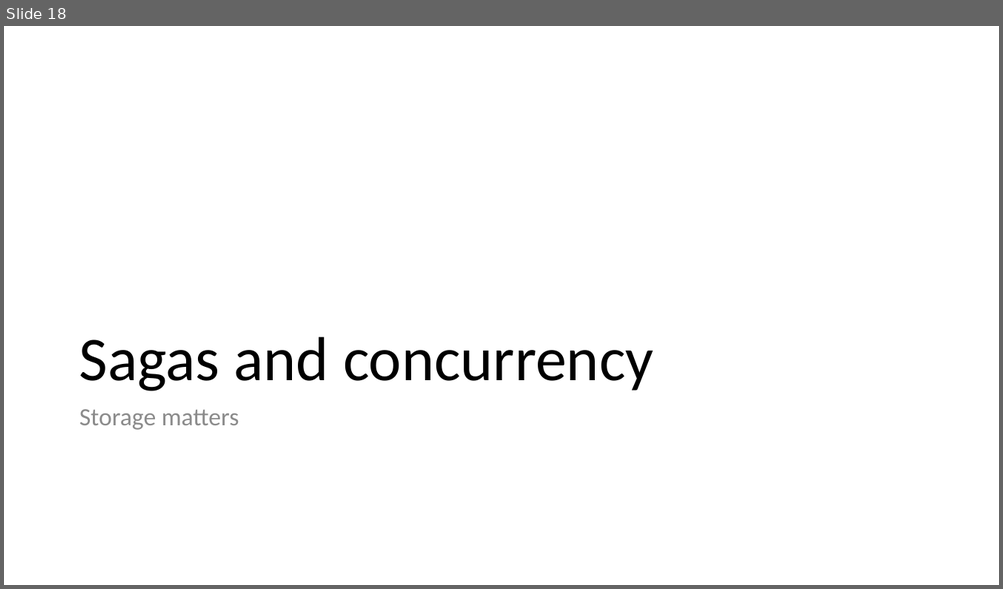
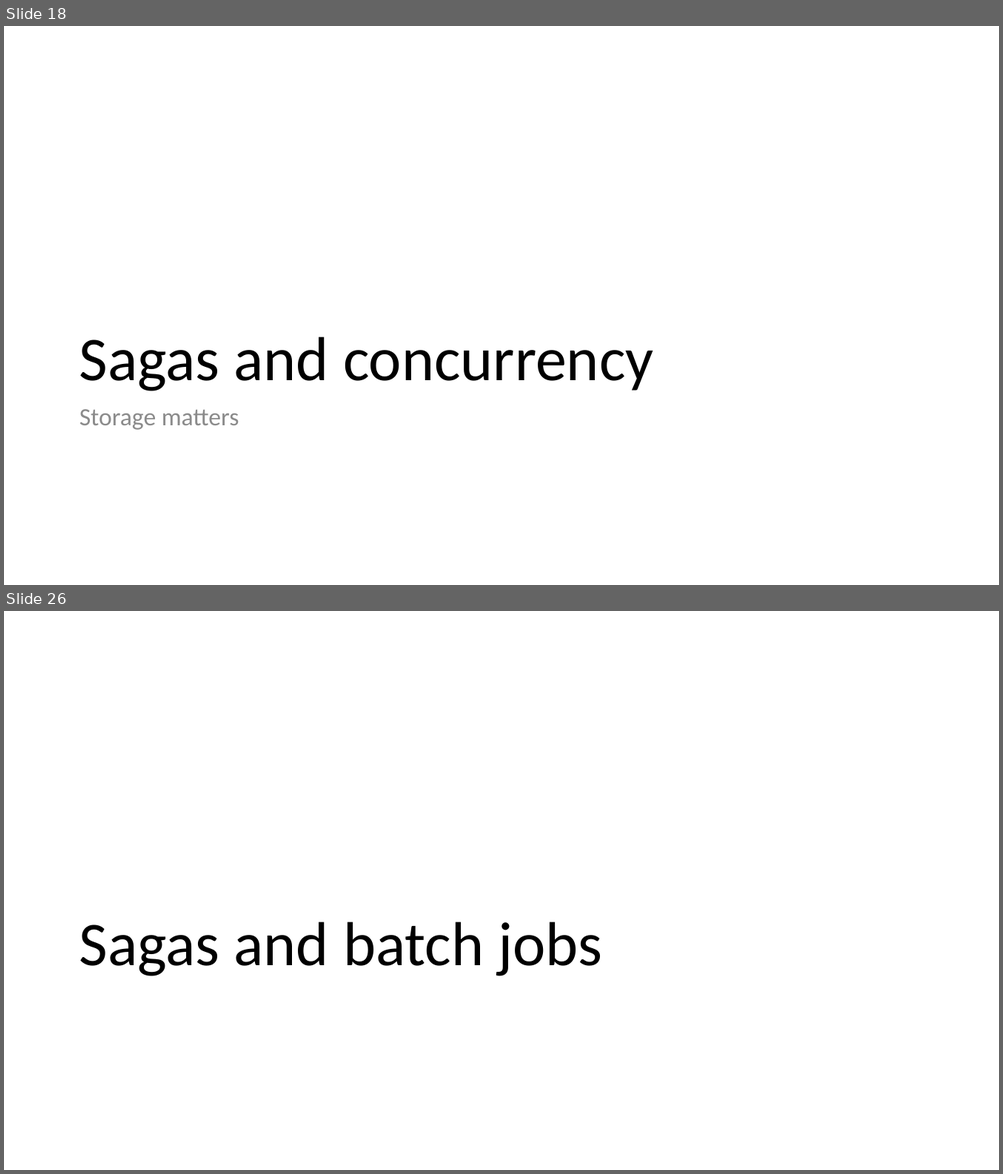
Before and after one commit to Particular/SagaMasterClass, a slide deck: SagaMasterClass.pptx. Shown one above the other, each under a label of ours: slide 18 before the commit, slides 18 and 26 after it; the slides between them are not shown. The pictures are 1003x589 and 1003x1174 pixels, drawn with LibreOffice and Linux fonts; fonts in the diff are those of the drawing. Boxes give left, top, right and bottom in pixels: in the first picture for what was removed or moved away, otherwise in the second. Text is boxed around its words. In the diff, an @@ line names an element or a change of style, - is before the commit and + after.

```diff
--- a/SagaMasterClass.pptx
+++ b/SagaMasterClass.pptx
@@ slide 26 added at (x1=4, y1=611, x2=999, y2=1170), background #FFFFFF @@
@@ title added at (x1=79, y1=922, x2=602, y2=977), 60 pt, text #000000 @@
+Sagas and batch jobs
```
Also in this commit, not shown: 3 slides changed, 16 other slides added, 7 other files.
